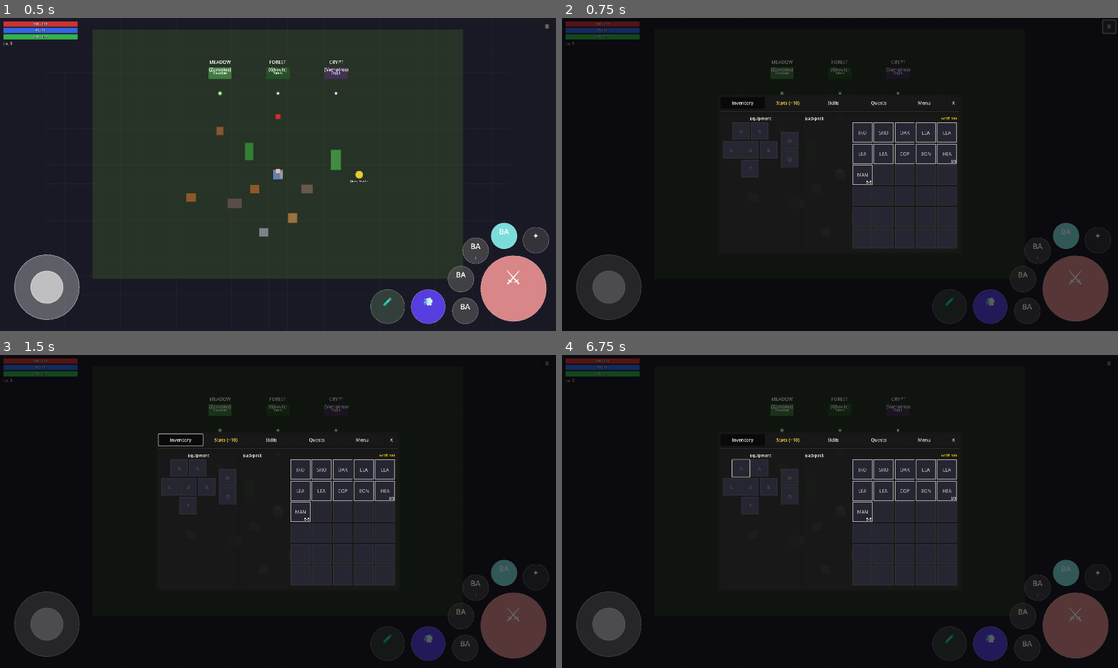
Above: before the commit, frames 1-4 (two rows, left to right).
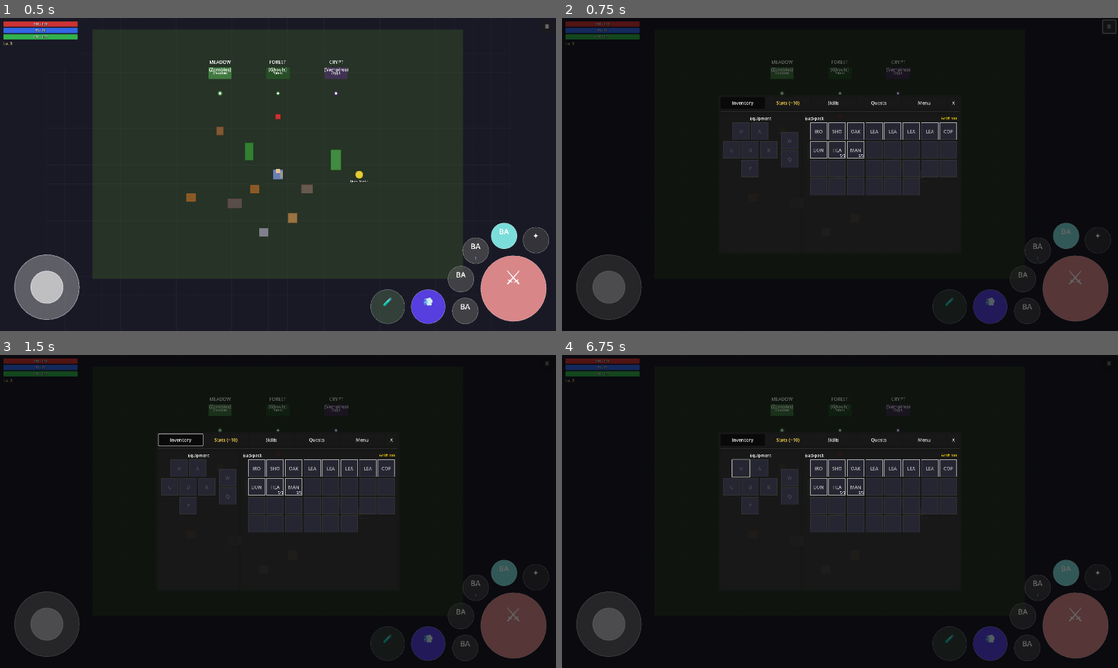
Above: after the commit, the same moments.

Repository: MatousHruska/MobileTestia
Game: Godot game, scene res://scenes/world/test_zone.tscn
Same seed, same stepped clock (60 frames per second), same inputs: the game is played once before the commit and once after it.
Inputs:
- Up to frame 1 (0.5 s): no input
- Up to frame 2 (0.75 s): click "☰" at 0.5 s
- Up to frame 3 (1.5 s): click "Inventory" at 1.25 s
- Up to frame 4 (6.75 s): click "Stats (+10)" at 2 s; click "Skills" at 2.75 s; click "Quests" at 3.5 s; click "Active" at 4.25 s; click "Completed" at 5 s; click "Inventory" at 5.75 s; click "H" at 6.5 s

Frame 1 is identical in both runs. In frame 2, 5.8% of the frame differs, in the area x 44-72%, y 33-74%; in frame 3, 5.8%; in frame 4, 5.8%.

Commit message:
Dynamic backpack columns to fill available width
- Calculate columns based on available width / slot size
- Minimum 5 columns, increases as space allows
- Keeps slot size constant, just adds more per row
- Grid still anchored to top-right

Diff:
--- a/scripts/ui/inventory/inventory_panel.gd
+++ b/scripts/ui/inventory/inventory_panel.gd
@@ -34,8 +34,9 @@
 	ItemData.EquipSlot.QUICK_SLOT
 ]
 
-## Backpack settings
-const BACKPACK_COLUMNS: int = 5
+## Backpack settings (columns calculated dynamically based on width)
+const BACKPACK_MIN_COLUMNS: int = 5
+const BACKPACK_H_SEPARATION: int = 4
 
 ## Slot sizing (responsive)
 const SLOT_SIZE_SMALL := 44.0   # For screens < 500px height
@@ -202,7 +203,7 @@
 	gold_label.modulate = Color(1.0, 0.85, 0.0)
 	header_row.add_child(gold_label)
 
-	# Grid area - align to right, fill vertical space
+	# Grid area - fills available space
 	var grid_area := Control.new()
 	grid_area.name = "GridArea"
 	grid_area.size_flags_vertical = SIZE_EXPAND_FILL
@@ -211,15 +212,15 @@
 
 	backpack_container = GridContainer.new()
 	backpack_container.name = "BackpackGrid"
-	backpack_container.columns = BACKPACK_COLUMNS
-	backpack_container.add_theme_constant_override("h_separation", 4)
+	backpack_container.columns = BACKPACK_MIN_COLUMNS  # Will be recalculated
+	backpack_container.add_theme_constant_override("h_separation", BACKPACK_H_SEPARATION)
 	backpack_container.add_theme_constant_override("v_separation", 4)
 	# Anchor to top-right
 	backpack_container.set_anchors_preset(PRESET_TOP_RIGHT)
 	backpack_container.grow_horizontal = GROW_DIRECTION_BEGIN
 	grid_area.add_child(backpack_container)
 
-	# Create backpack slots (size will be adjusted after layout)
+	# Create backpack slots
 	for i in Inventory.BACKPACK_SIZE:
 		var slot := InventorySlot.new()
 		slot.slot_type = InventorySlot.SlotType.BACKPACK
@@ -229,7 +230,7 @@
 		backpack_container.add_child(slot)
 		backpack_slots.append(slot)
 
-	# Resize slots to fill available space after layout
+	# Adjust columns to fill width after layout
 	grid_area.resized.connect(_on_grid_area_resized.bind(grid_area))
 
 
@@ -237,19 +238,15 @@
 	if backpack_slots.is_empty():
 		return
 
-	var available_height := grid_area.size.y
-	var num_rows := ceili(float(Inventory.BACKPACK_SIZE) / BACKPACK_COLUMNS)
-	var v_separation := 4
-	var total_separation := (num_rows - 1) * v_separation
-
-	# Calculate slot size to fill height
-	var slot_height := floorf((available_height - total_separation) / num_rows)
+	var available_width := grid_area.size.x
+	# Calculate how many columns fit: (width + separation) / (slot_size + separation)
+	var slot_with_sep := current_slot_size + BACKPACK_H_SEPARATION
+	var max_columns := floori((available_width + BACKPACK_H_SEPARATION) / slot_with_sep)
 	# Clamp to reasonable bounds
-	slot_height = clampf(slot_height, SLOT_SIZE_SMALL, 80.0)
-
-	# Update all backpack slots
-	for slot in backpack_slots:
-		slot.custom_minimum_size = Vector2(slot_height, slot_height)
+	var columns := maxi(BACKPACK_MIN_COLUMNS, max_columns)
+
+	if backpack_container.columns != columns:
+		backpack_container.columns = columns
 
 
 func _build_item_popup() -> void:
